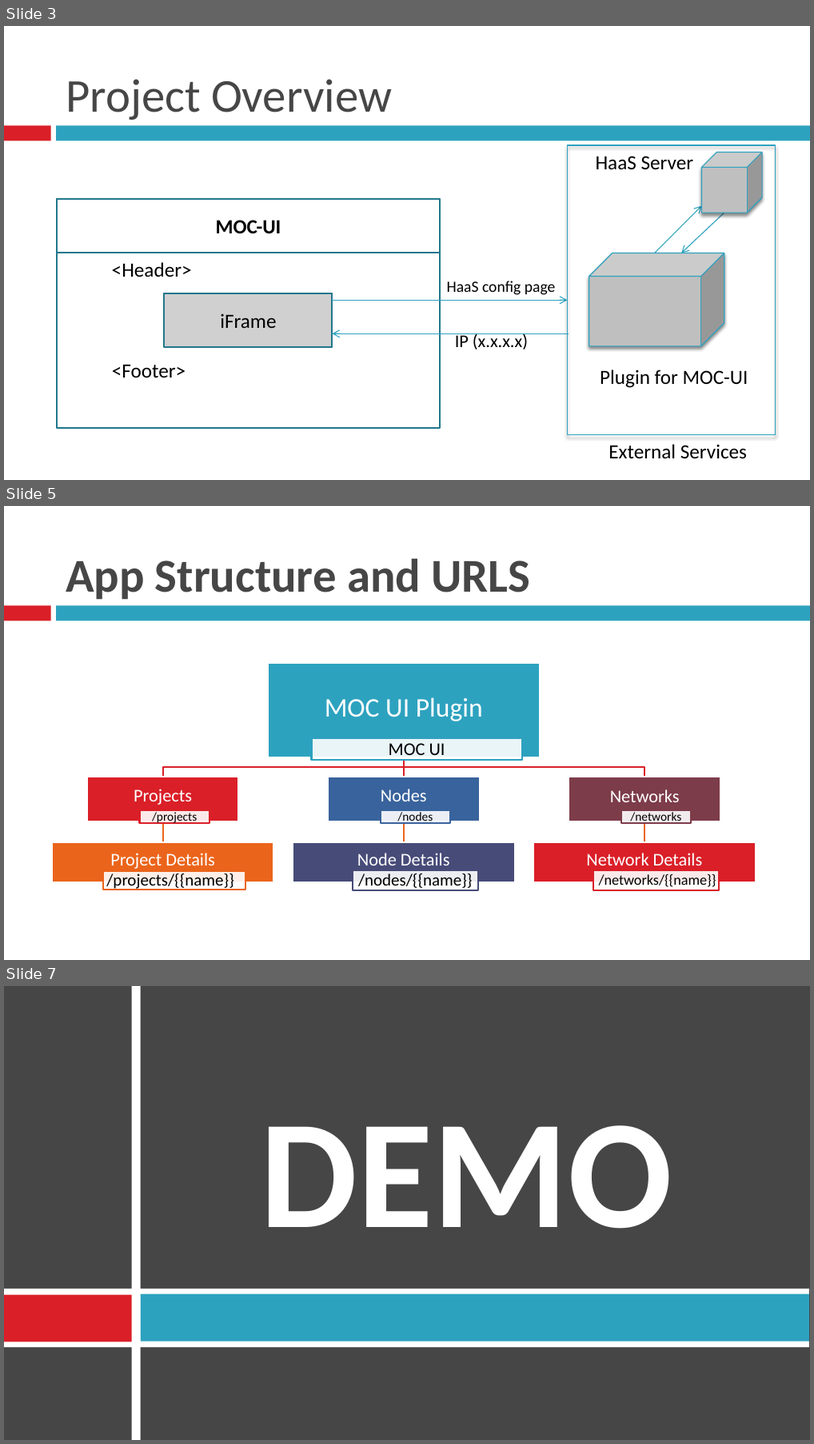
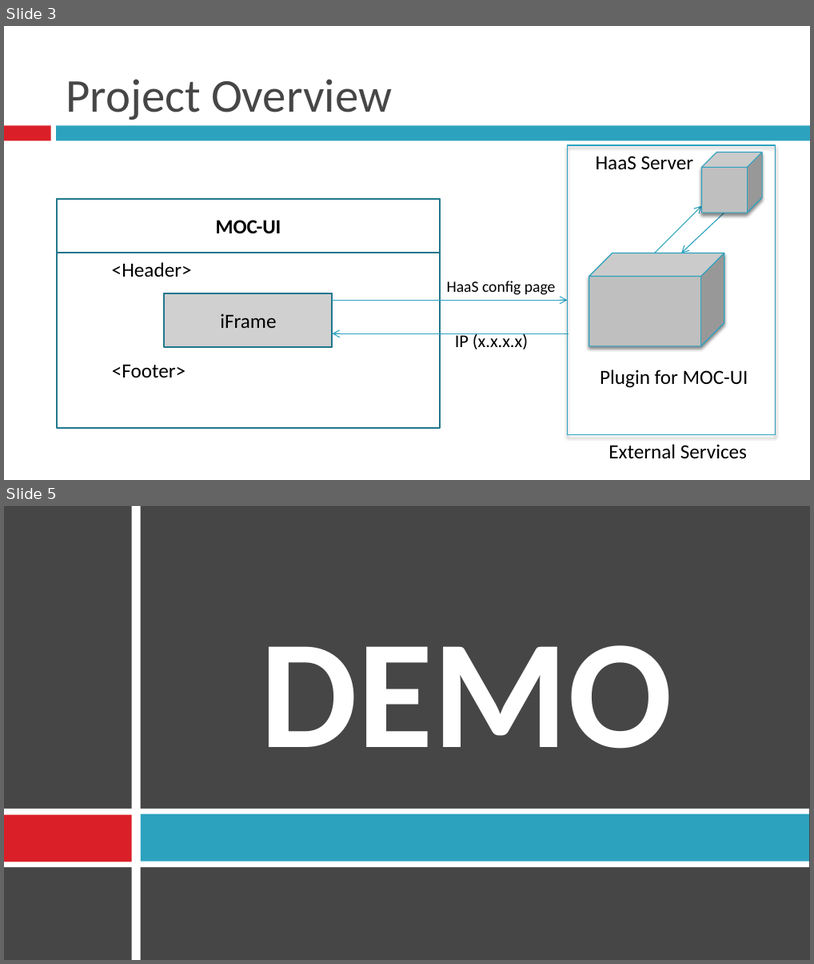
Before and after one commit to BU-EC500-SP15/moc-gui-plugins, a slide deck: MOCUIPlugin-final.pptx. Shown one above the other, each under a label of ours: slides 3, 5 and 7 before the commit, slides 3 and 5 after it; the slides between them are not shown. The pictures are 814x1444 and 814x964 pixels, drawn with LibreOffice and Linux fonts; fonts in the diff are those of the drawing; grey boxes stand for pictures. Boxes give left, top, right and bottom in pixels: in the first picture for what was removed or moved away, otherwise in the second. Text is boxed around its words. In the diff, an @@ line names an element or a change of style, - is before the commit and + after.

```diff
--- a/MOCUIPlugin-final.pptx
+++ b/MOCUIPlugin-final.pptx
@@ slide 5 removed at bbox=[4, 506, 810, 960], background #FFFFFF; not listed: 2 template elements that a slide beside it also shows @@
@@ title removed at bbox=[66, 558, 530, 600] @@
-App Structure and URLS
@@ group removed at bbox=[51, 663, 755, 891]: 14 rectangles, 14 texts, 6 freeform shapes @@
-MOC UI Plugin
-MOC UI
-Projects
-/projects
-Project Details
-/projects/{{name}}
-Nodes
-/nodes
-Node Details
-/nodes/{{name}}
-Networks
-/networks
-Network Details
-/networks/{{name}}
@@ what was slide 7 is now slide 5 @@
```
Also in this commit, not shown: 1 slide changed, 1 other slide removed.
